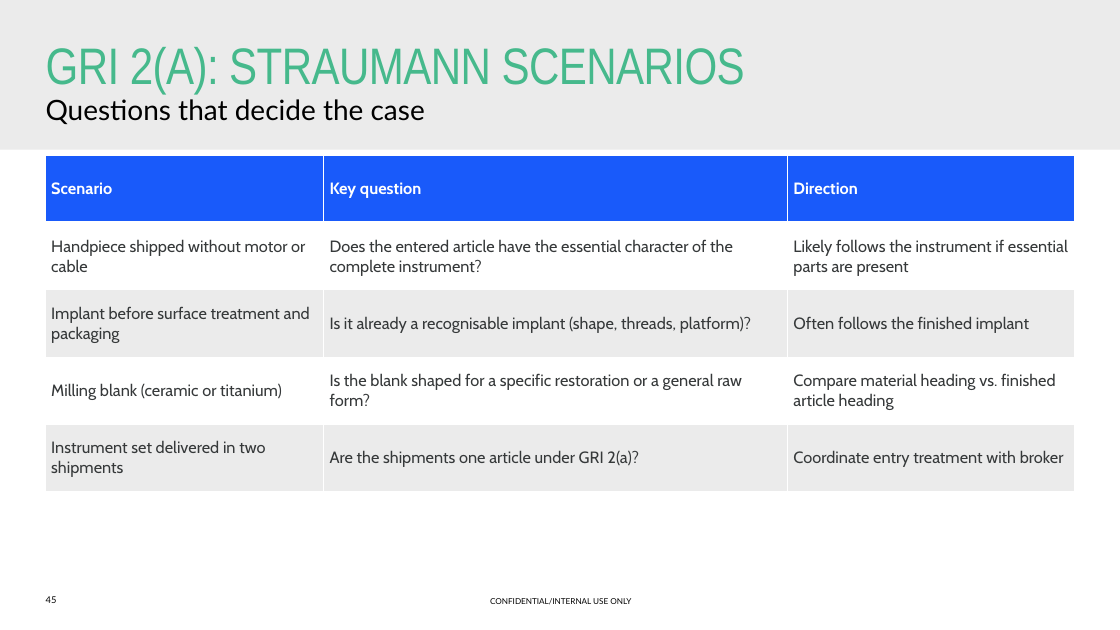
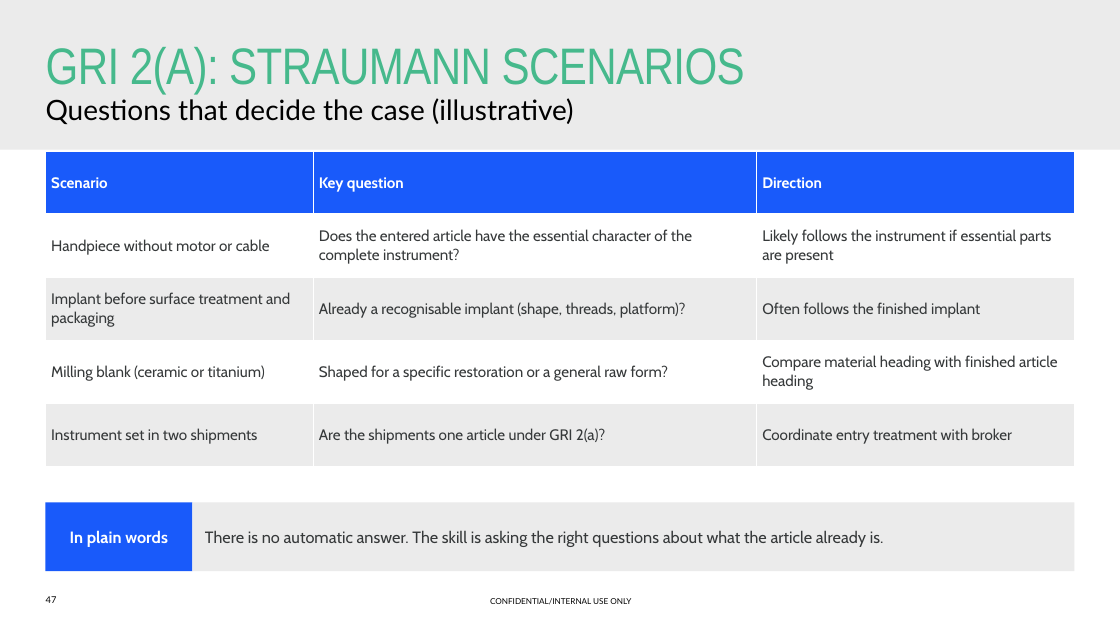
Before and after one commit to lars1909lg-bot/TradeKPI, a slide deck: slide 47 of training/Straumann_US_HTS_Classification_Training.pptx (slide 45 before the commit). Drawn at 1120x630 pixels with LibreOffice and Linux fonts; fonts in the diff are those of the drawing; background and template pictures are left out. Boxes give left, top, right and bottom in pixels: in the first picture for what was removed or moved away, otherwise in the second. Text is boxed around its words. In the diff, an @@ line names an element or a change of style, - is before the commit and + after.

```diff
--- a/training/Straumann_US_HTS_Classification_Training.pptx
+++ b/training/Straumann_US_HTS_Classification_Training.pptx
@@ text at bbox=[46, 98, 574, 124]: text changed @@
-Questions that decide the case
+Questions that decide the case (illustrative)
@@ table at bbox=[45, 151, 1075, 466] @@
-row 2, column 1: Handpiece shipped without motor or cable
+row 2, column 1: Handpiece without motor or cable
-row 3, column 2: Is it already a recognisable implant (shape, threads, platform)?
+row 3, column 2: Already a recognisable implant (shape, threads, platform)?
-row 4, column 2: Is the blank shaped for a specific restoration or a general raw form?
+row 4, column 2: Shaped for a specific restoration or a general raw form?
-row 4, column 3: Compare material heading vs. finished article heading
+row 4, column 3: Compare material heading with finished article heading
-row 5, column 1: Instrument set delivered in two shipments
+row 5, column 1: Instrument set in two shipments
@@ size 14 to 13 pt in "Scenario", "Key question", "Direction", "Does the entered article have the essential ..." and 6 more places @@
@@ table: place and size @@
-table at bbox=[45, 155, 1074, 492]
+table at bbox=[45, 151, 1075, 466]
@@ rectangle added at bbox=[45, 502, 192, 571], fill #195AFA, 14 pt, text #FFFFFF, bold @@
+In plain words
@@ rectangle added at bbox=[192, 502, 1075, 571], fill #EBEBEB, 14 pt, text #36393A @@
+There is no automatic answer. The skill is asking the right questions about what the article already is.
@@ page number at bbox=[46, 596, 57, 603]: text changed @@
-45
+47
```
Also in this commit, not shown: 77 other slides changed, 4 slides added, 2 slides removed, 1 other file.
